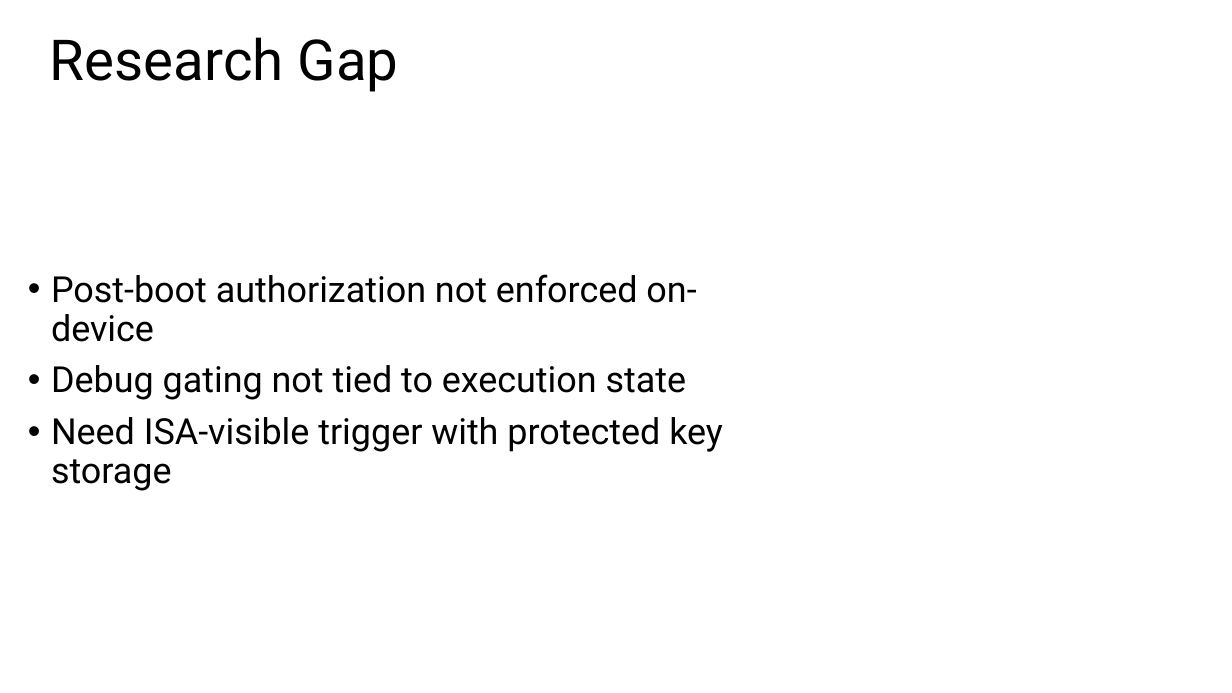
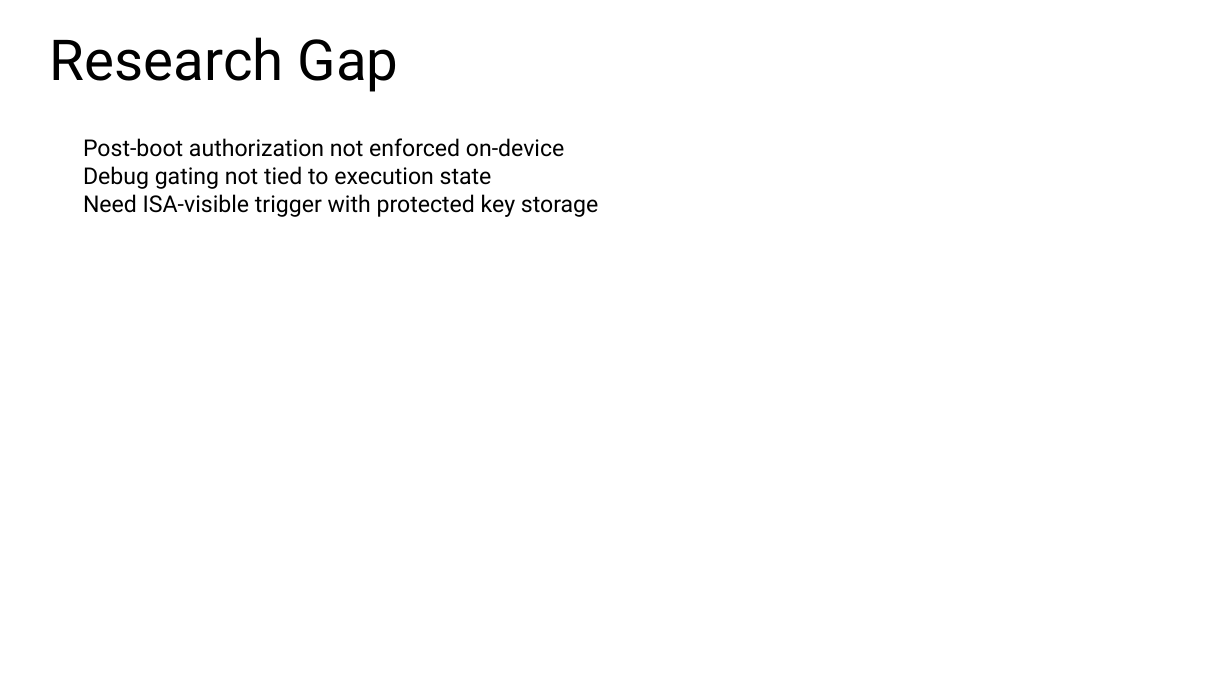
Before and after one commit to Maria618-hash/Ardiono-Alpha, a slide deck: slide 14 of thesis.pptx. Drawn at 1232x693 pixels with LibreOffice and Linux fonts; fonts in the diff are those of the drawing. Boxes give left, top, right and bottom in pixels: in the first picture for what was removed or moved away, otherwise in the second. Text is boxed around its words. In the diff, an @@ line names an element or a change of style, - is before the commit and + after.

```diff
--- a/thesis.pptx
+++ b/thesis.pptx
@@ text "Post-boot authorization not enforced on-device": place and size @@
-text "Post-boot authorization not enforced on-device" at (51, 274, 723, 491)
+text "Post-boot authorization not enforced on-device" at (83, 138, 599, 217)
@@ text "Post-boot authorization not enforced on-device" at (83, 138, 599, 217): size 28 to 18 pt; bullet • to none; line spacing 0.9 to 1; less space between paragraphs; vertical alignment middle to top @@
```
Also in this commit, not shown: 24 other slides changed, 10 slides added, 10 slides removed.
